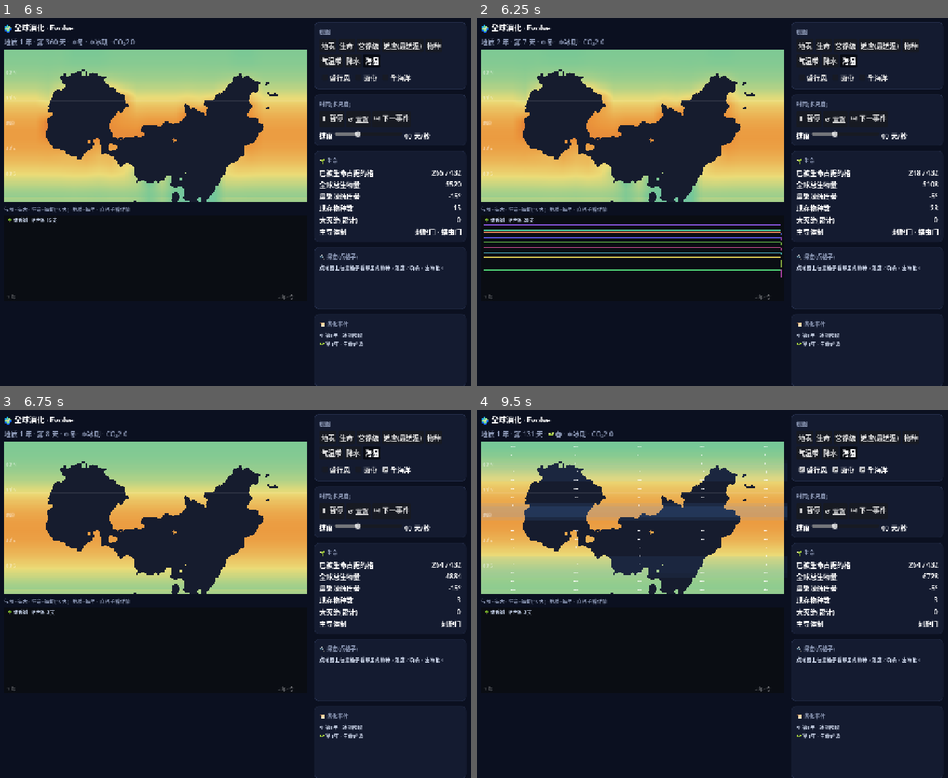
Above: before the commit, frames 1-4 (two rows, left to right).
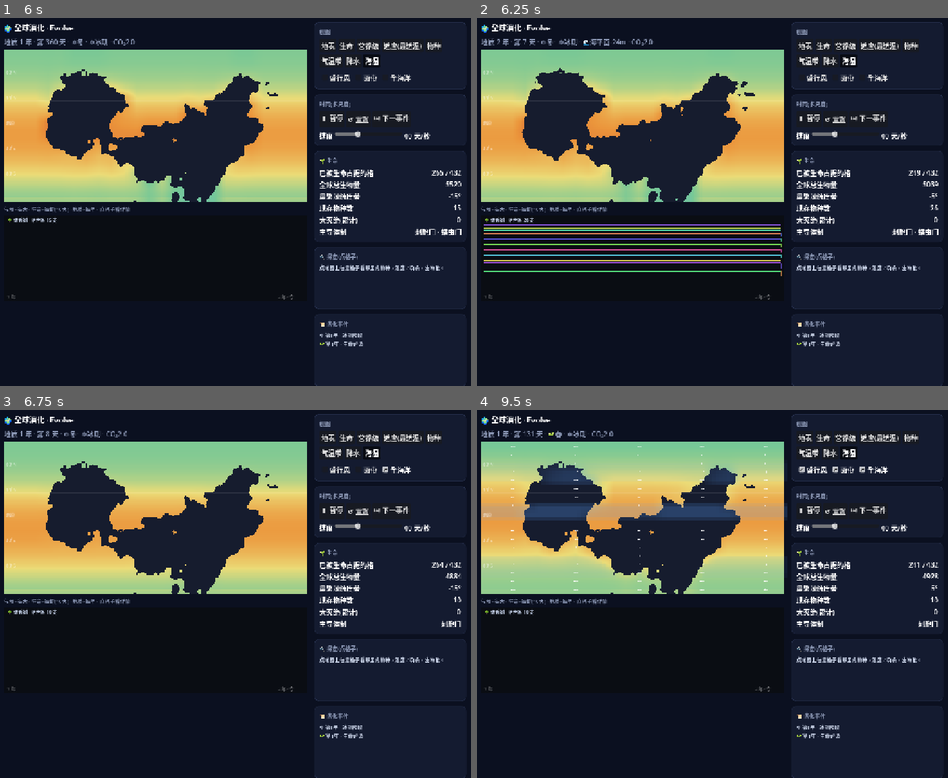
Above: after the commit, the same moments.

Repository: Mass404/survival-model
Game: Godot game, scene res://Main.tscn
Two runs of this game, one before a commit and one after it. Both use one fixed random seed, a clock stepped at 60 frames per second and the inputs below.
Inputs:
- Up to frame 1 (6 s): click "地表" at 0.5 s; click "生命" at 1.25 s; click "营养级" at 2 s; click "适应(最适温)" at 2.75 s; click "物种" at 3.5 s; click "气温带" at 4.25 s; click "降水" at 5 s; click "海温" at 5.75 s
- Up to frame 2 (6.25 s): no input
- Up to frame 3 (6.75 s): click "全海洋" at 6.5 s
- Up to frame 4 (9.5 s): click "↺ 重置" at 7.25 s; click "盛行风" at 8 s; click "雨带" at 8.75 s

Frame 1 is identical in both runs. In frame 2, 4.0% of the frame differs, in the area x 1-98%, y 5-71%; in frame 3, less than 0.1%; in frame 4, 0.6%.

Commit message:
feat: 冰川性海平面搬运—海岸随冰期一呼一吸(从 world.html)
- World.gd:全球冰量当存量(随 climCool 冷积/暖融)↔海洋体积,守恒;seaOffset=-seaK*(冰量偏离基准);每地质年据 effSea 用 Geo.coarse_land_at 重算海陆 mask
- Geo.gd:coarse_land_at(sea) 可传海平面阈值;coarse_land 委托之
- CanvasView:渲染用 world.effSea()(每帧取),海岸线跟着动;Main 时钟显示海平面±m
- slcheck.gd:headless 验证 → 海平面 0~−99m 摆动、陆格 134↔166 呼吸(冰期海退裸露大陆架),确定性守恒

Co-Authored-By: Claude Opus 4.8 <noreply@anthropic.com>

Diff:
--- a/godot/CanvasView.gd
+++ b/godot/CanvasView.gd
@@ -19,6 +19,7 @@
 var _H := GeoS.ROWS
 var selected := Vector2i(-1, -1)   # 选中的粗格 (j,i)
 var on_pick: Callable              # Main 注入:点击回调(j,i)
+var _sea := 0.82                   # 当前有效海平面(每次 refresh 取 world.effSea(),冰川性海平面会动)
 
 # 分析视图色带
 const TEMP := [Color8(20,40,120), Color8(40,120,200), Color8(90,190,220), Color8(120,200,150), Color8(235,220,120), Color8(235,150,60), Color8(200,50,40)]
@@ -117,21 +118,21 @@
 	var lat: float = _plat[idx]
 	var lon: float = _plon[idx]
 	var tt := _teff(_sample(world.T, lat, lon), lat)
-	if e < GeoS.SEA:                                        # 海洋:深浅 + 浪花 + 寒流 + 海冰
-		var depth := clampf((GeoS.SEA - e) / 0.7, 0.0, 1.0)
+	if e < _sea:                                        # 海洋:深浅 + 浪花 + 寒流 + 海冰
+		var depth := clampf((_sea - e) / 0.7, 0.0, 1.0)
 		var col := SHALLOW.lerp(DEEP, depth)
 		if depth < 0.06: col = SURF.lerp(col, depth / 0.06)
 		col = col.lerp(COLD_OCEAN, clampf((12.0 - tt) / 40.0, 0.0, 0.45))
 		var icef := clampf((-tt - 1.0) / 4.0, 0.0, 0.85)
 		if icef > 0.0: col = col.lerp(ICE, icef)
 		return col
-	var h := e - GeoS.SEA
+	var h := e - _sea
 	if h < 0.04:                                            # 浪花→沙滩
 		return SURF.lerp(BEACH, clampf(h / 0.04, 0.0, 1.0))
 	var pp := _sample(world.P, lat, lon)
 	var moist := clampf(0.4 + 0.55 * (pp - 0.4) + 0.35 * (geo.mnoise[idx] - 0.5), 0.0, 1.0)
 	var bio: Color
-	if e > GeoS.SEA + 0.6: bio = MTNSNOW if tt < 2.0 else MTN     # 高山裸岩/雪
+	if e > _sea + 0.6: bio = MTNSNOW if tt < 2.0 else MTN     # 高山裸岩/雪
 	elif tt < 6.0: bio = TAIGA
 	elif moist < 0.3: bio = DESERT
 	elif tt > 22.0 and moist > 0.55: bio = RAIN
@@ -148,7 +149,7 @@
 	if view == "terrain": return _terrain_color(idx)
 	var lat: float = _plat[idx]
 	var lon: float = _plon[idx]
-	var land: bool = geo.elev[idx] > GeoS.SEA
+	var land: bool = geo.elev[idx] > _sea
 	if view == "life":
 		var base: Color = Color8(26,34,24) if land else Color8(12,20,34)
 		var v := clampf(_sample(world.N, lat, lon) / Sim.Kmax, 0.0, 1.0)
@@ -174,6 +175,7 @@
 
 func refresh() -> void:
 	if world == null: return
+	_sea = world.effSea()
 	for gy in _H:
 		var row := gy * _W
 		for gx in _W:
--- a/godot/Main.gd
+++ b/godot/Main.gd
@@ -36,6 +36,7 @@
 	geo = GeoS.new()
 	geo.generate()                              # 程序化真大陆(确定性,同一颗星球)
 	world = Sim.new()
+	world.geo = geo                                          # 冰川性海平面要据高程重算海陆
 	world.land_mask = geo.coarse_land(Sim.NLat, Sim.NLon)   # 海陆从高程图降采样
 	world.spinUp()
 	_build_ui()
@@ -336,6 +337,8 @@
 	var ext := ""
 	if w.climCool > 5.0: ext += " · ❄️冰期"
 	if w.globalCO2 > Sim.CO2ref * 1.8: ext += " · 🌋暖室"
+	var sl: float = w.seaOffset * 2000.0
+	if abs(sl) > 3.0: ext += " · 🌊海平面%+.0fm" % sl
 	clock_label.text = "地质 %d 年 · 第 %d 天 · %s%s · CO₂%.1f" % [w.geoT, day % Sim.YEAR, _season(day % Sim.YEAR), ext, w.globalCO2]
 
 	var cells := 0
--- a/godot/sim/Geo.gd
+++ b/godot/sim/Geo.gd
@@ -89,8 +89,8 @@
 func is_land(lat: float, lon: float) -> bool:
 	return elev_at(lat, lon) > SEA
 
-# 降采样成 sim 的粗海陆 mask:每个粗格 3×3 子样多数表决
-func coarse_land(nlat: int, nlon: int) -> Array:
+# 降采样成 sim 的粗海陆 mask(在给定海平面阈值 sea 下):每个粗格 3×3 子样多数表决
+func coarse_land_at(nlat: int, nlon: int, sea: float) -> Array:
 	var mask := []
 	for j in nlat:
 		var row := []
@@ -102,7 +102,10 @@
 				for si in [-0.3, 0.0, 0.3]:
 					var la: float = clampf(clat + sj * 180.0 / nlat, -89.9, 89.9)
 					var lo: float = clampf(clon + si * 360.0 / nlon, 0.0, 359.9)
-					if is_land(la, lo): cnt += 1
+					if elev_at(la, lo) > sea: cnt += 1
 			row.append(cnt >= 5)
 		mask.append(row)
 	return mask
+
+func coarse_land(nlat: int, nlon: int) -> Array:
+	return coarse_land_at(nlat, nlon, SEA)
--- a/godot/sim/World.gd
+++ b/godot/sim/World.gd
@@ -108,6 +108,16 @@
 var climCool := 0.0
 const ICE_AMP := 22.0
 const ICE_PERIOD := 14
+
+# 冰川性海平面:全球冰量当存量(随冷积/随暖融)↔海洋体积,守恒(水在冰↔洋)。冰多→海退→陆扩
+var geo = null            # Geo 注入:为 null 时海平面静态(不重算海陆)
+var iceVol := 0.0
+var refIce := -1.0        # 基准冰量(首年捕获)
+var seaOffset := 0.0      # 海平面对高程阈值的偏移(冰多→负→海退)
+const iceAccK := 1.0      # climCool→冰量目标
+const iceRelax := 0.15    # 冰量弛豫率
+const seaK := 0.005       # 冰量偏离→海平面偏移(高程单位)
+const SEA_BASE := 0.82    # geo 缺省时的海平面基准
 
 var globalCO2 := 2.0
 const CO2ref := 2.0
@@ -526,9 +536,23 @@
 	atmN2 -= fix; availN += fix
 	var den := denitGK * availN * anox; availN -= den; atmN2 += den
 
+func effSea() -> float:                       # 当前有效海平面阈值(高程单位)
+	return (geo.SEA if geo != null else SEA_BASE) + seaOffset
+func _seaStep() -> void:                       # 冰量↔海平面,守恒;冰多→海退→重算海陆
+	var target := iceAccK * climCool
+	iceVol += iceRelax * (target - iceVol)
+	if refIce < 0.0: refIce = iceVol
+	seaOffset = -seaK * (iceVol - refIce)
+	if geo != null:
+		var m = geo.coarse_land_at(NLat, NLon, effSea())
+		for j in NLat:
+			var jb := j * NLon
+			for i in NLon: Land[jb + i] = 1 if m[j][i] else 0
+
 func stepGeo() -> void:
 	geoT += 1
 	climCool = ICE_AMP * clampf(sin(2.0 * PI * geoT / ICE_PERIOD), 0.0, 1.0)
+	_seaStep()
 	carbonStep()
 	massExtinctionCheck(updateSpecies())
 	_track_events()
@@ -569,5 +593,6 @@
 	phylo = []; nextSp = 1; extEMA = 1.0; massExt = []
 	events = []; _seen_life = false; _in_ice = false; _in_warm = false
 	MOC = 1.0; geoT = 0; climCool = 0.0; globalCO2 = 2.0
+	iceVol = 0.0; refIce = -1.0; seaOffset = 0.0
 	ocnC = 2.0; fosC = 0.0; rockC = 10000.0; globalO2 = 0.0; globalRed = 4.0; atmN2 = 1000.0; availN = 2.0
 	for d in 3 * YEAR: stepDay(d % YEAR)
--- /dev/null
+++ b/godot/slcheck.gd
@@ -0,0 +1,39 @@
+extends SceneTree
+# 冰川性海平面 headless 验证:godot --headless --path godot --script res://slcheck.gd
+# 注入 geo,跑数十年,看 海平面偏移 + 陆格数 随冰期一呼一吸(确定性、守恒)。
+const Sim = preload("res://sim/World.gd")
+const GeoS = preload("res://sim/Geo.gd")
+
+func _land(w) -> int:
+	var c := 0
+	for k in Sim.SZ:
+		if w.Land[k] != 0: c += 1
+	return c
+
+func _initialize() -> void:
+	var g = GeoS.new(); g.generate()
+	var w = Sim.new()
+	w.geo = g
+	w.land_mask = g.coarse_land(Sim.NLat, Sim.NLon)
+	w.spinUp()
+	var day := 0
+	var minL := 9999; var maxL := 0
+	var minSea := 9.0; var maxSea := -9.0
+	for step in 42 * Sim.YEAR:
+		w.stepDay(day % Sim.YEAR)
+		if day % 10 == 0: w.stepLife(10.0)
+		if day % Sim.YEAR == 0:
+			w.stepGeo()
+			var lc := _land(w)
+			var slm: float = w.seaOffset * 2000.0
+			minL = min(minL, lc); maxL = max(maxL, lc)
+			minSea = min(minSea, slm); maxSea = max(maxSea, slm)
+			if w.geoT % 3 == 0:
+				print("  第%3d年  冰量 %5.2f  海平面 %+6.0fm  陆格 %d  ❄️冷 %.0f" % [w.geoT, w.iceVol, slm, lc, w.climCool])
+		day += 1
+	print("================ 冰川性海平面验证 ================")
+	print("海平面摆幅: %.0fm ~ %.0fm (跨度 %.0fm)" % [minSea, maxSea, maxSea - minSea])
+	print("陆格摆幅: %d ~ %d (跨度 %d 格)" % [minL, maxL, maxL - minL])
+	var breathes: bool = (maxL - minL) >= 3 and (maxSea - minSea) >= 10.0
+	print("海岸随冰期呼吸: %s" % ("✅" if breathes else "❌ 摆幅太小"))
+	quit(0 if breathes else 1)
